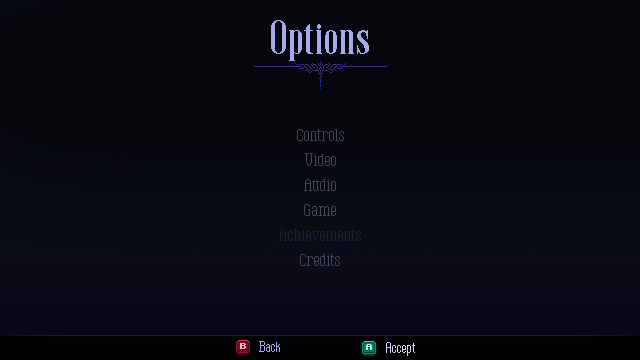
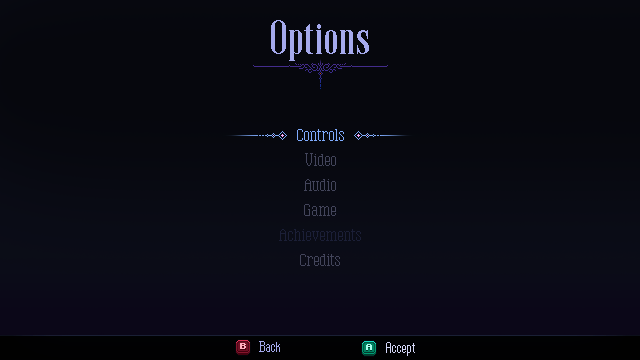
Layers edited between the first and the second w=640, h=360 image:
showed "controls_1" over [226,129,412,141]
renamed "header" to "back_xbox_1", hid it, moved it above "back_xbox_0", painted on it over [235,129,388,141]
